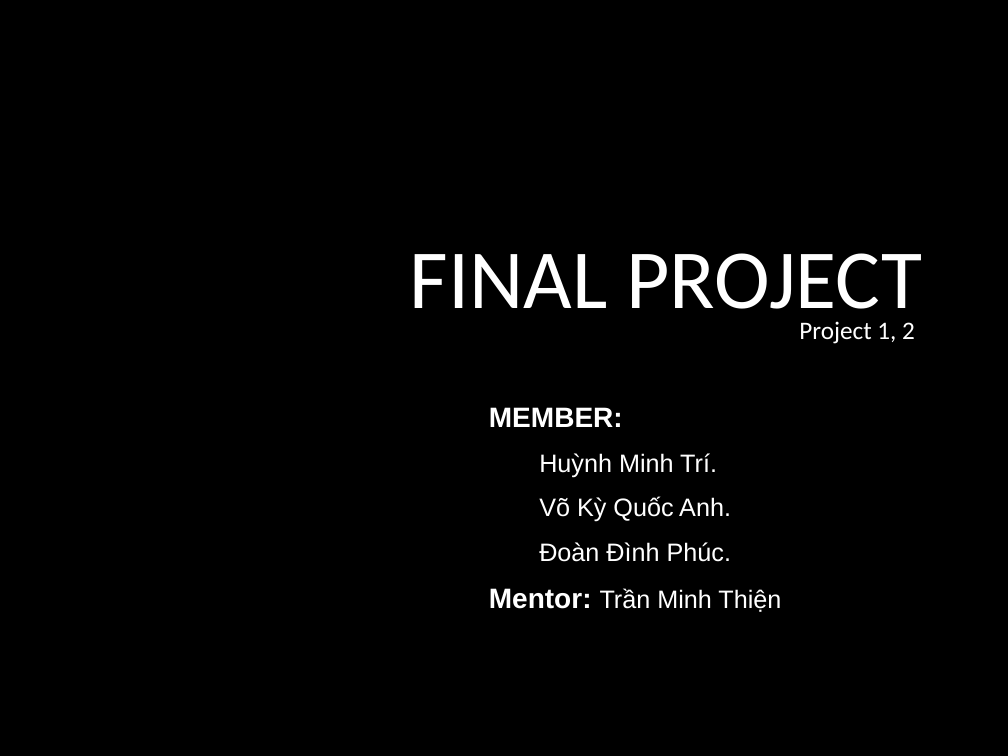
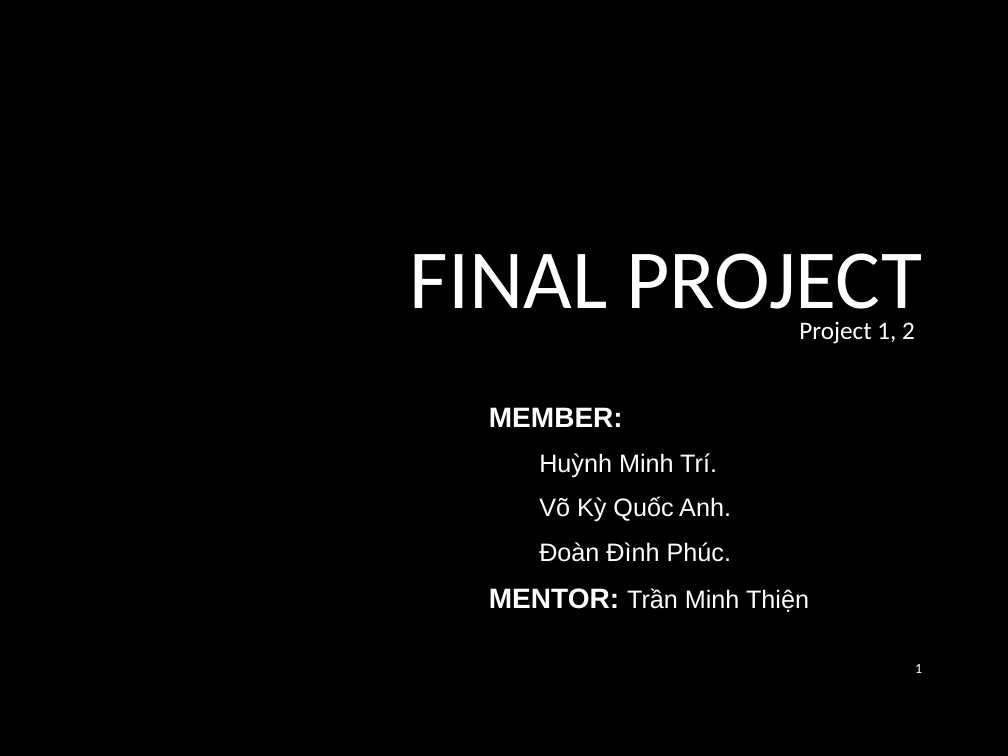
Before and after one commit to hmtri92/final-project, a slide deck: slide 1 of document/slide.pptx. Drawn at 1008x756 pixels with LibreOffice and Linux fonts; fonts in the diff are those of the drawing; background and template pictures are left out. Boxes give left, top, right and bottom in pixels: in the first picture for what was removed or moved away, otherwise in the second. Text is boxed around its words. In the diff, an @@ line names an element or a change of style, - is before the commit and + after.

```diff
--- a/document/slide.pptx
+++ b/document/slide.pptx
@@ subtitle at (489, 588, 809, 612): text changed @@
-  Mentor: Trần Minh Thiện
+  MENTOR: Trần Minh Thiện
@@ page number added at (915, 664, 922, 673), 10 pt, text #FFFFFF @@
+1
```
Also in this commit, not shown: 7 other slides changed, 1 slide added, 40 other files.
